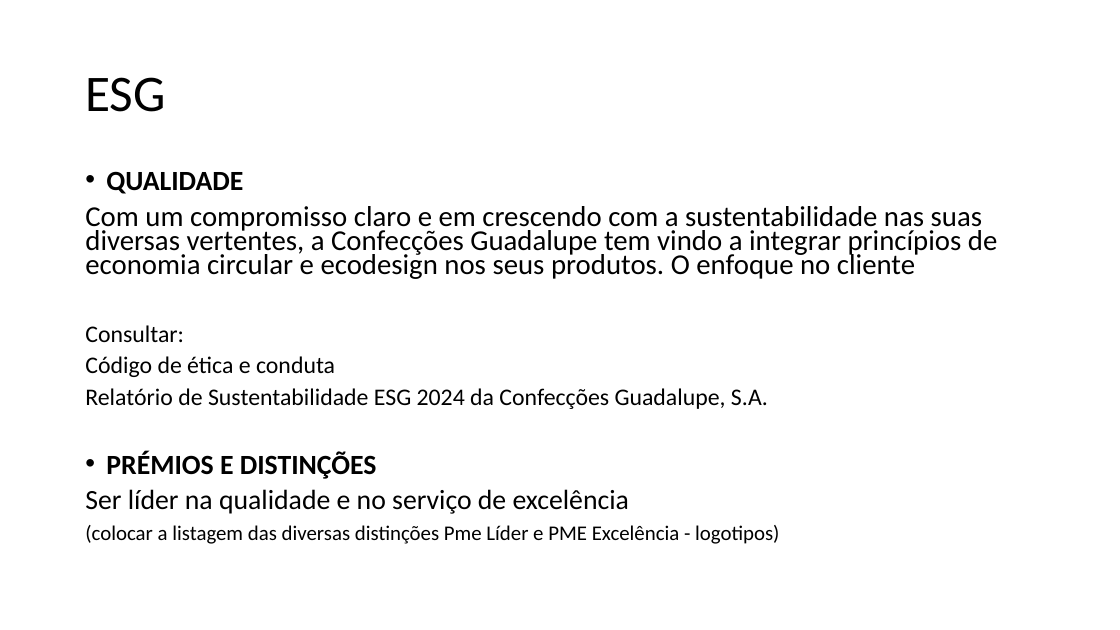
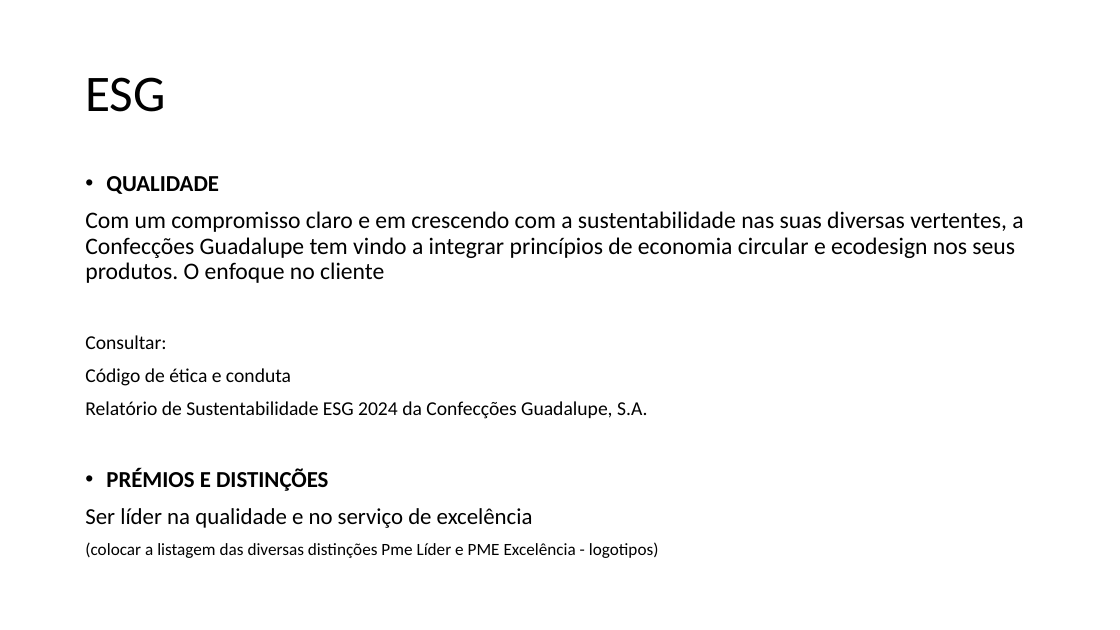
Before and after one commit to danielcortezbarros/guadalupe, a slide deck: slide 4 of website Guadalupe _Mar25.pptx. Drawn at 1120x630 pixels with LibreOffice and Linux fonts; fonts in the diff are those of the drawing. Boxes give left, top, right and bottom in pixels: in the first picture for what was removed or moved away, otherwise in the second. Text is boxed around its words. In the diff, an @@ line names an element or a change of style, - is before the commit and + after.

```diff
--- a/website Guadalupe _Mar25.pptx
+++ b/website Guadalupe _Mar25.pptx
@@ text "QUALIDADE" at (85,176,1023,558): size 23.8 to 19.6 pt in "QUALIDADE", "PRÉMIOS E DISTINÇÕES", "Ser líder na qualidade e no serviço ..."; size 24.6 to 20.3 pt in "Com um compromisso claro e em crescendo ..."; size 20.4 to 16.8 pt in "Consultar:", "Código de ética e conduta", "Relatório de Sustentabilidade ESG 2024 da Confecções ..."; size 17.9 to 14.7 pt in "(colocar a listagem das diversas distinções Pme ..."; line spacing 0.7 to 0.9 @@
```
Also in this commit, not shown: 3 other slides changed, 33 other files.
